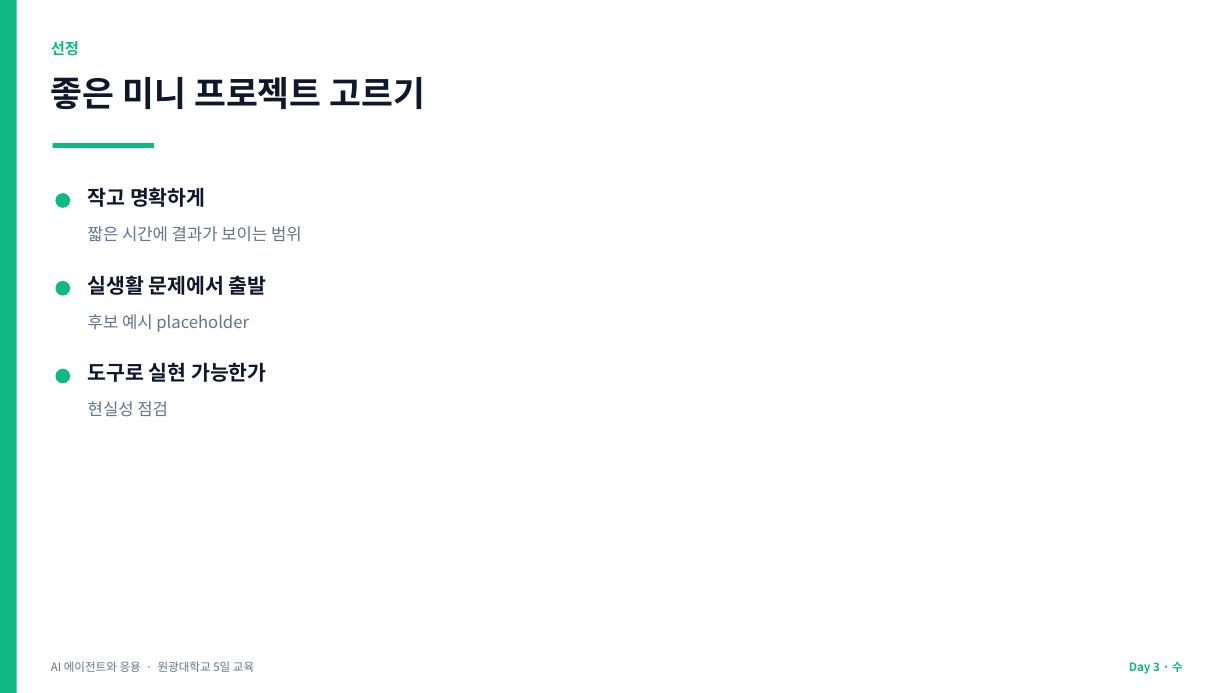
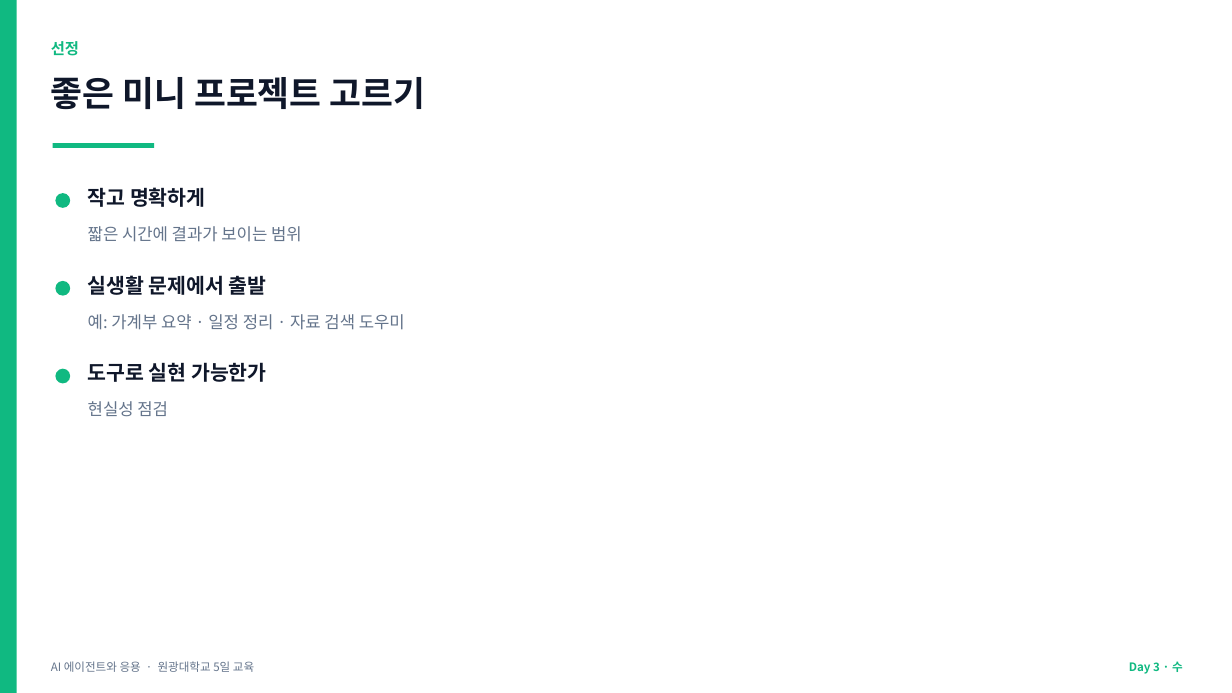
Before and after one commit to jyshin-22/wku-ai-agent-program, a slide deck: slide 7 of slides/day3.pptx. Drawn at 1232x693 pixels with LibreOffice and Linux fonts; fonts in the diff are those of the drawing. Boxes give left, top, right and bottom in pixels: in the first picture for what was removed or moved away, otherwise in the second. Text is boxed around its words. In the diff, an @@ line names an element or a change of style, - is before the commit and + after.

```diff
--- a/slides/day3.pptx
+++ b/slides/day3.pptx
@@ text at <box>88,314,405,330</box>: text changed @@
-후보 예시 placeholder
+예: 가계부 요약 · 일정 정리 · 자료 검색 도우미
```
Also in this commit, not shown: 3 other slides changed, 13 other files.
